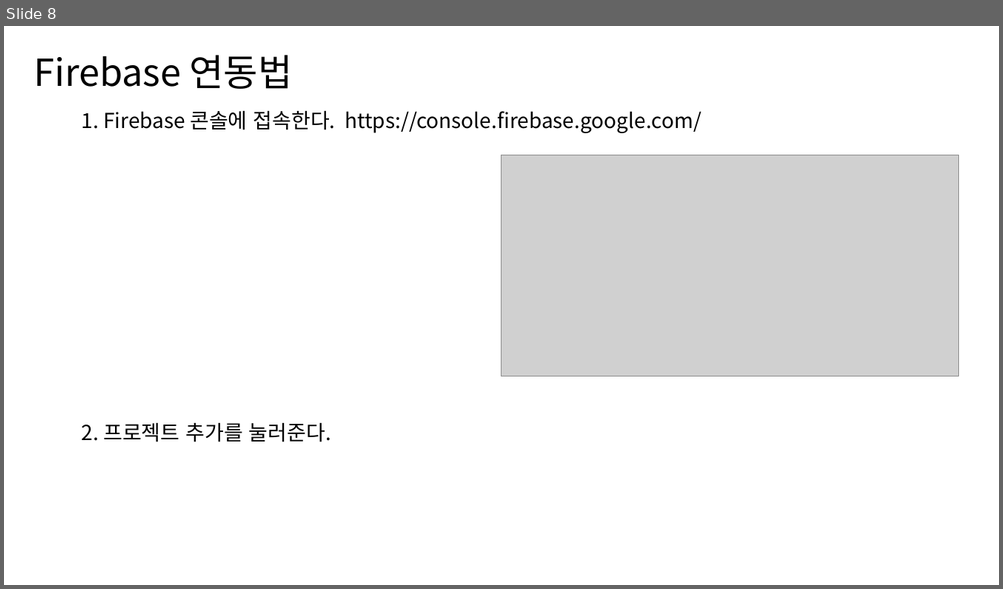
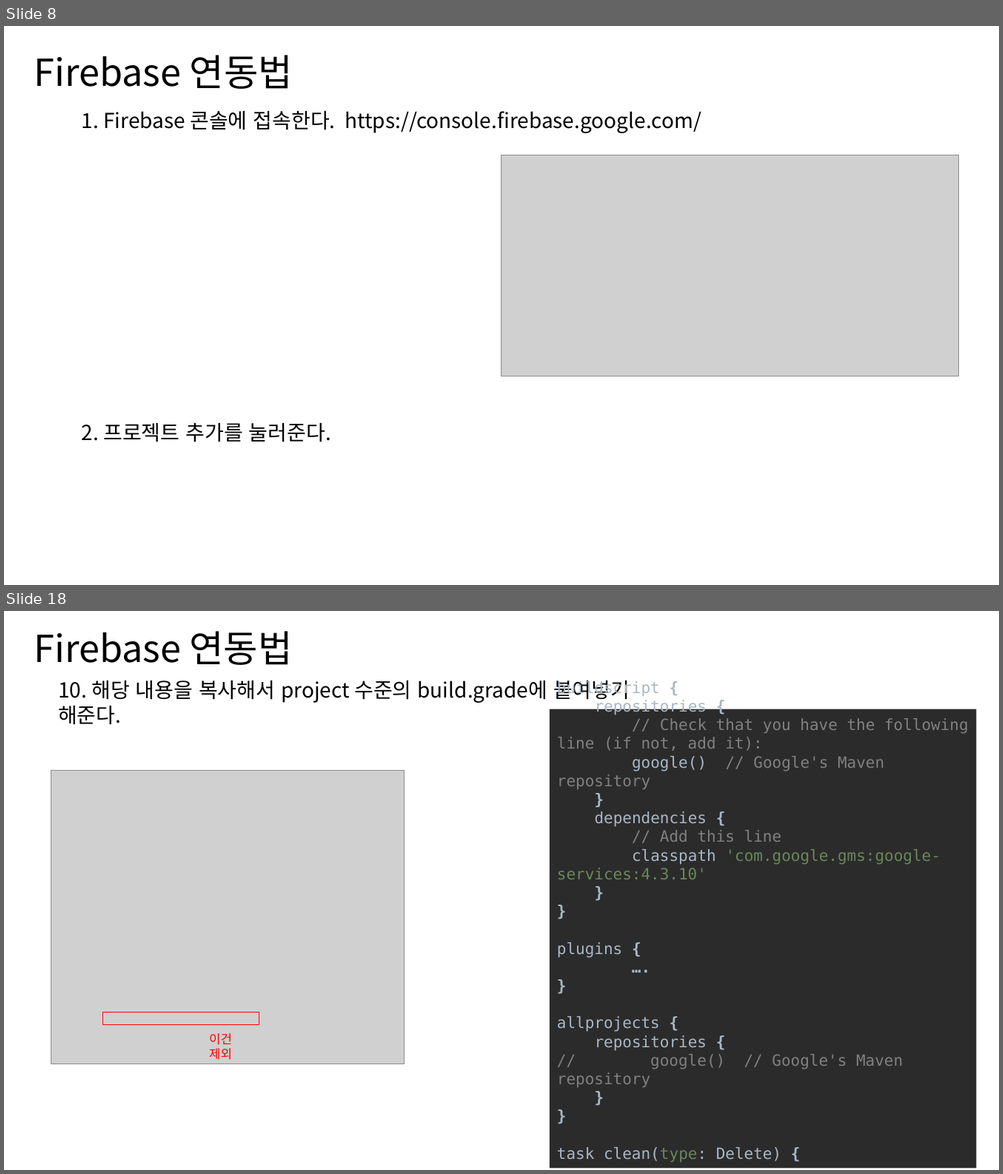
Before and after one commit to ckstmznf/2022-EDCAN-Class, a slide deck: PPT/2. Firebase/Firebase.pptx. Shown one above the other, each under a label of ours: slide 8 before the commit, slides 8 and 18 after it; the slides between them are not shown. The pictures are 1003x589 and 1003x1174 pixels, drawn with LibreOffice and Linux fonts; fonts in the diff are those of the drawing; grey boxes stand for pictures. Boxes give left, top, right and bottom in pixels: in the first picture for what was removed or moved away, otherwise in the second. Text is boxed around its words. In the diff, an @@ line names an element or a change of style, - is before the commit and + after.

```diff
--- a/PPT/2. Firebase/Firebase.pptx
+++ b/PPT/2. Firebase/Firebase.pptx
@@ slide 18 added at [4,611,999,1170], background #FFFFFF @@
@@ text added at [34,631,293,665], 36 pt, text #000000 @@
+Firebase 연동법
@@ text added at [58,680,629,725], 20 pt, text #000000 @@
+10. 해당 내용을 복사해서 project 수준의 build.grade에 붙여넣기 해준다.
@@ rectangle added at [549,709,976,1169], fill #2B2B2B, 15 pt, text #808080 @@
+buildscript {
+repositories {
+// Check that you have the following line (if not, add it):
+google() // Google's Maven repository
+}
+dependencies {
+// Add this line
+classpath 'com.google.gms:google-services:4.3.10'
+}
+}
+plugins {
+….
+}
+allprojects {
+repositories {
+// google() // Google's Maven repository
+}
+}
+task clean(type: Delete) {
+….
+}
@@ picture added at [51,771,404,1065] @@
@@ rectangle added at [102,1012,259,1026], outline #FF0000 0.75 pt @@
@@ text added at [209,1034,232,1060], 12 pt, text #FF0000 @@
+이건 제외
```
Also in this commit, not shown: 4 other slides changed, 11 other slides added, 8 slides removed, 52 other files.
